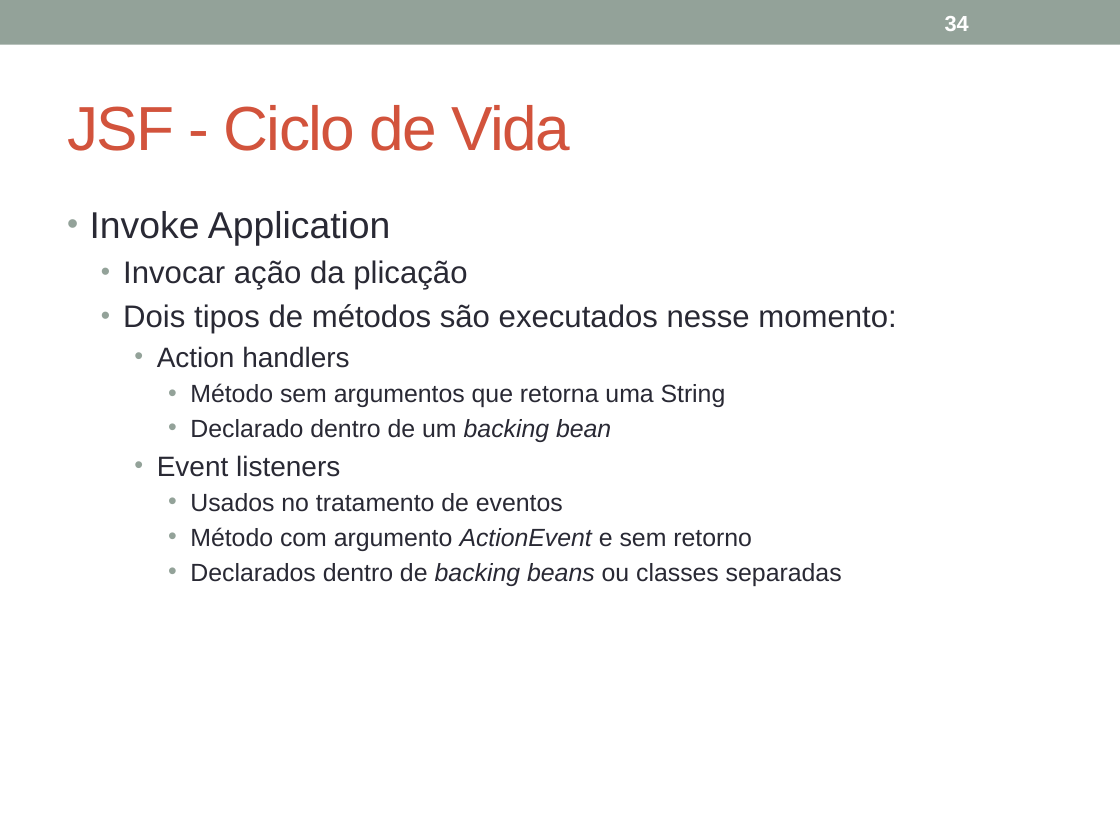
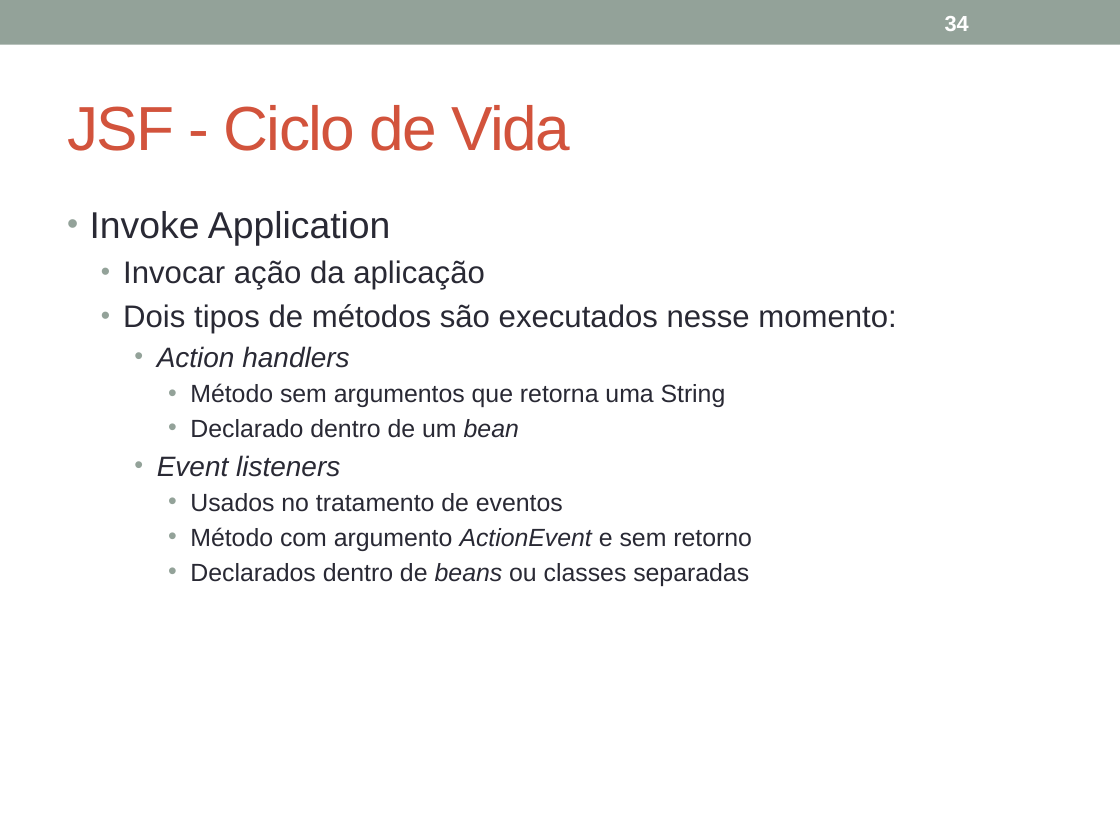
Before and after one commit to julioapm/WebJavaEE7, a slide deck: slide 34 of Material/JavaEE_JSF.pptx. Drawn at 1120x840 pixels with LibreOffice and Linux fonts; fonts in the diff are those of the drawing. Boxes give left, top, right and bottom in pixels: in the first picture for what was removed or moved away, otherwise in the second. Text is boxed around its words. In the diff, an @@ line names an element or a change of style, - is before the commit and + after.

Commit message:
Atualização materiais pptx e docx

```diff
--- a/Material/JavaEE_JSF.pptx
+++ b/Material/JavaEE_JSF.pptx
@@ text at [123,260,485,290]: text changed @@
-  • Invocar ação da plicação
+  • Invocar ação da aplicação
@@ text at [157,346,349,477]: italic on in "Action handlers", "Event listeners" @@
@@ text at [190,419,519,438]: text changed @@
-      • Declarado dentro de um backing bean
+      • Declarado dentro de um bean
@@ text at [190,563,749,586]: text changed @@
-      • Declarados dentro de backing beans ou classes separadas
+      • Declarados dentro de beans ou classes separadas
```
